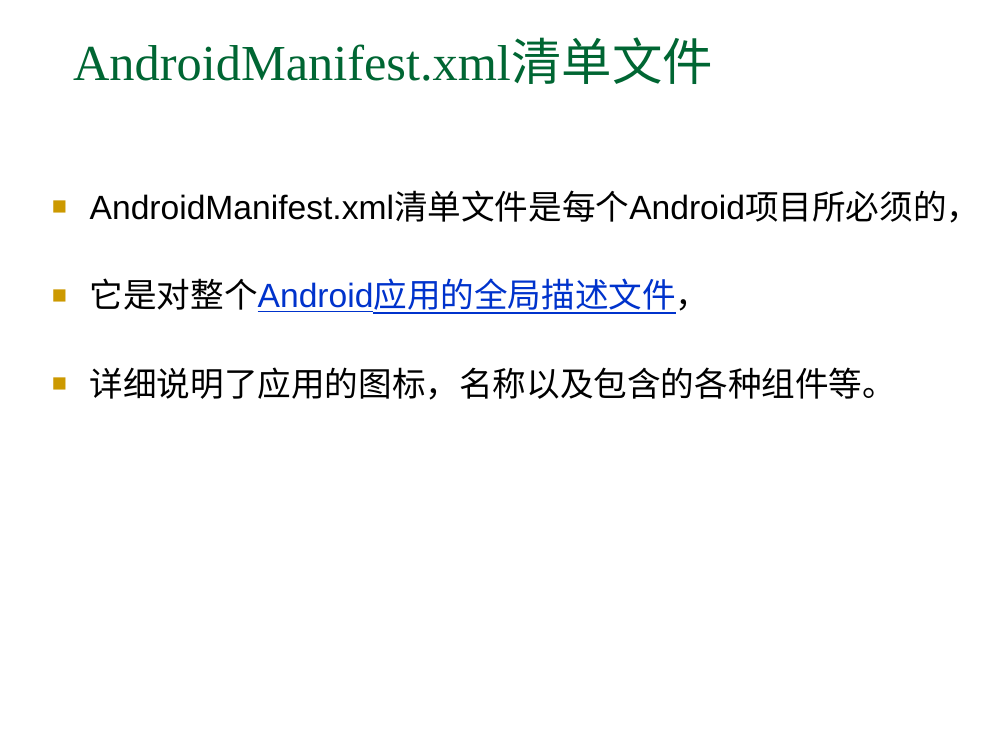
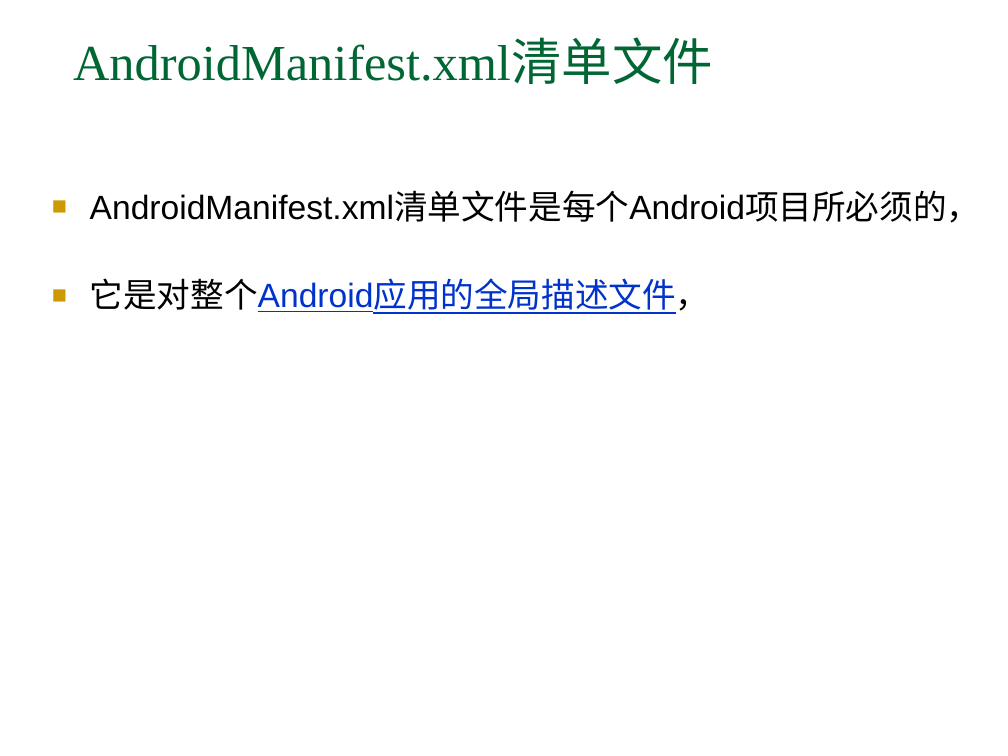
Before and after one commit to arnold117/AndroidProgramming, a slide deck: slide 63 of slides/第二讲 Android入门和简单程序设计.ppt (slide 31 before the commit). Drawn at 1008x756 pixels with LibreOffice and Linux fonts; fonts in the diff are those of the drawing. Boxes give left, top, right and bottom in pixels: in the first picture for what was removed or moved away, otherwise in the second. Text is boxed around its words. In the diff, an @@ line names an element or a change of style, - is before the commit and + after.

```diff
--- a/slides/第二讲 Android入门和简单程序设计.ppt
+++ b/slides/第二讲 Android入门和简单程序设计.ppt
@@ text at [90, 367, 896, 400]: paragraph removed @@
-■ 详细说明了应用的图标，名称以及包含的各种组件等。
```
Also in this commit, not shown: 12 other slides changed, 10 slides added, 8 slides removed, 1 other file.
